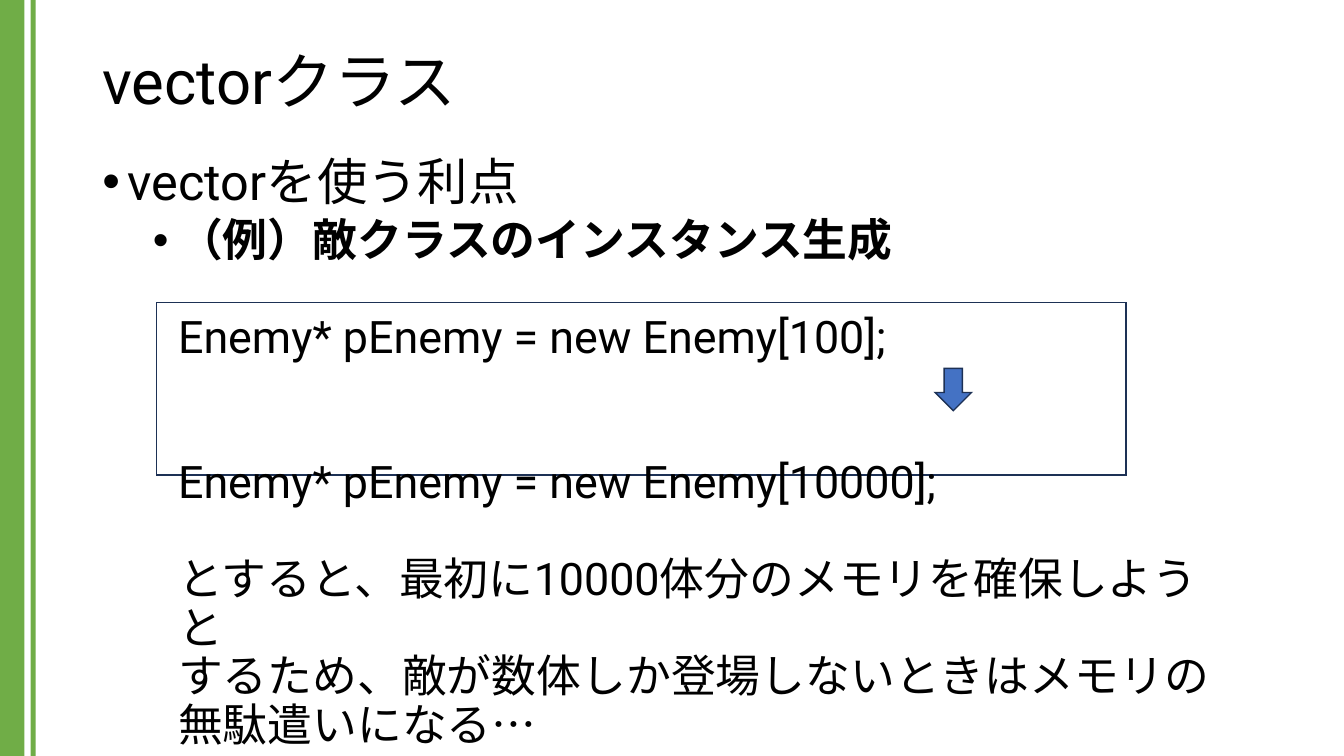
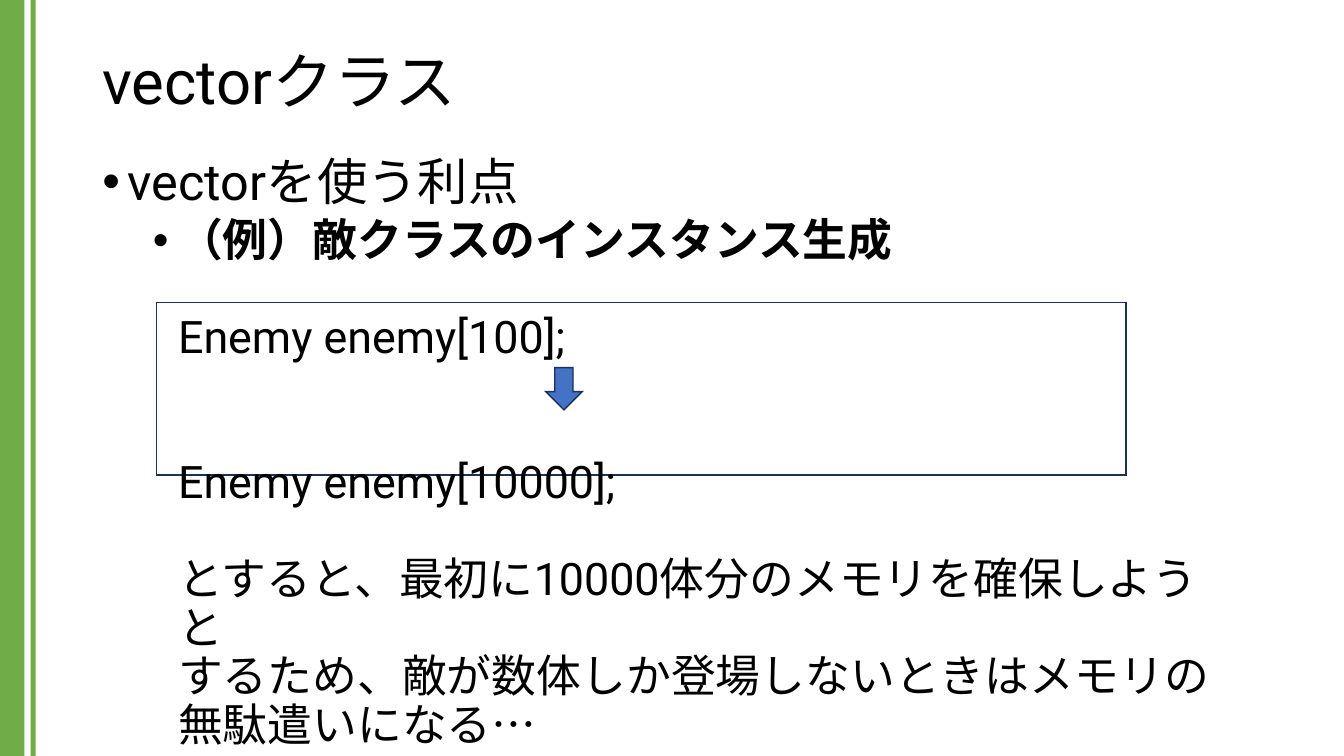
Before and after one commit to kic-murata/cpp2024, a slide deck: slide 4 of 授業資料/講義資料：Vectorクラス.pptx. Drawn at 1344x756 pixels with LibreOffice and Linux fonts; fonts in the diff are those of the drawing. Boxes give left, top, right and bottom in pixels: in the first picture for what was removed or moved away, otherwise in the second. Text is boxed around its words. In the diff, an @@ line names an element or a change of style, - is before the commit and + after.

```diff
--- a/授業資料/講義資料：Vectorクラス.pptx
+++ b/授業資料/講義資料：Vectorクラス.pptx
@@ text at (178, 217, 1209, 745): text changed @@
-  • （例）敵クラスのインスタンス生成
-    Enemy* pEnemy = new Enemy[100];
-    Enemy* pEnemy = new Enemy[10000];
-    とすると、最初に10000体分のメモリを確保しようと
-    するため、敵が数体しか登場しないときはメモリの
-    無駄遣いになる…
+  • （例）敵クラスのインスタンス生成
+    Enemy enemy[100];
+    Enemy enemy[10000];
+    とすると、最初に10000体分のメモリを確保しようと
+    するため、敵が数体しか登場しないときはメモリの
+    無駄遣いになる…
@@ down arrow: place and size @@
-down arrow at (936, 368, 972, 410)
+down arrow at (545, 368, 582, 410)
```
Also in this commit, not shown: 3 other slides changed.
